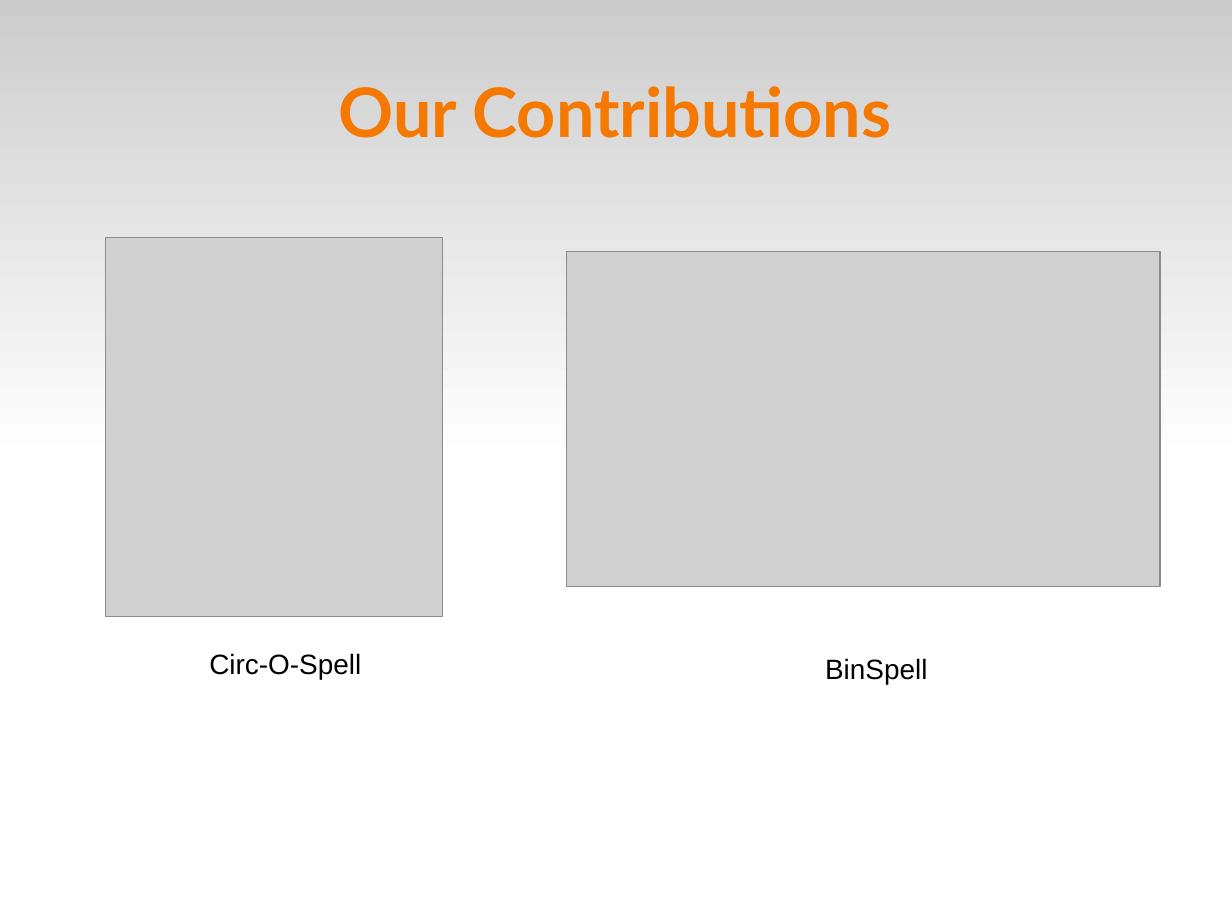
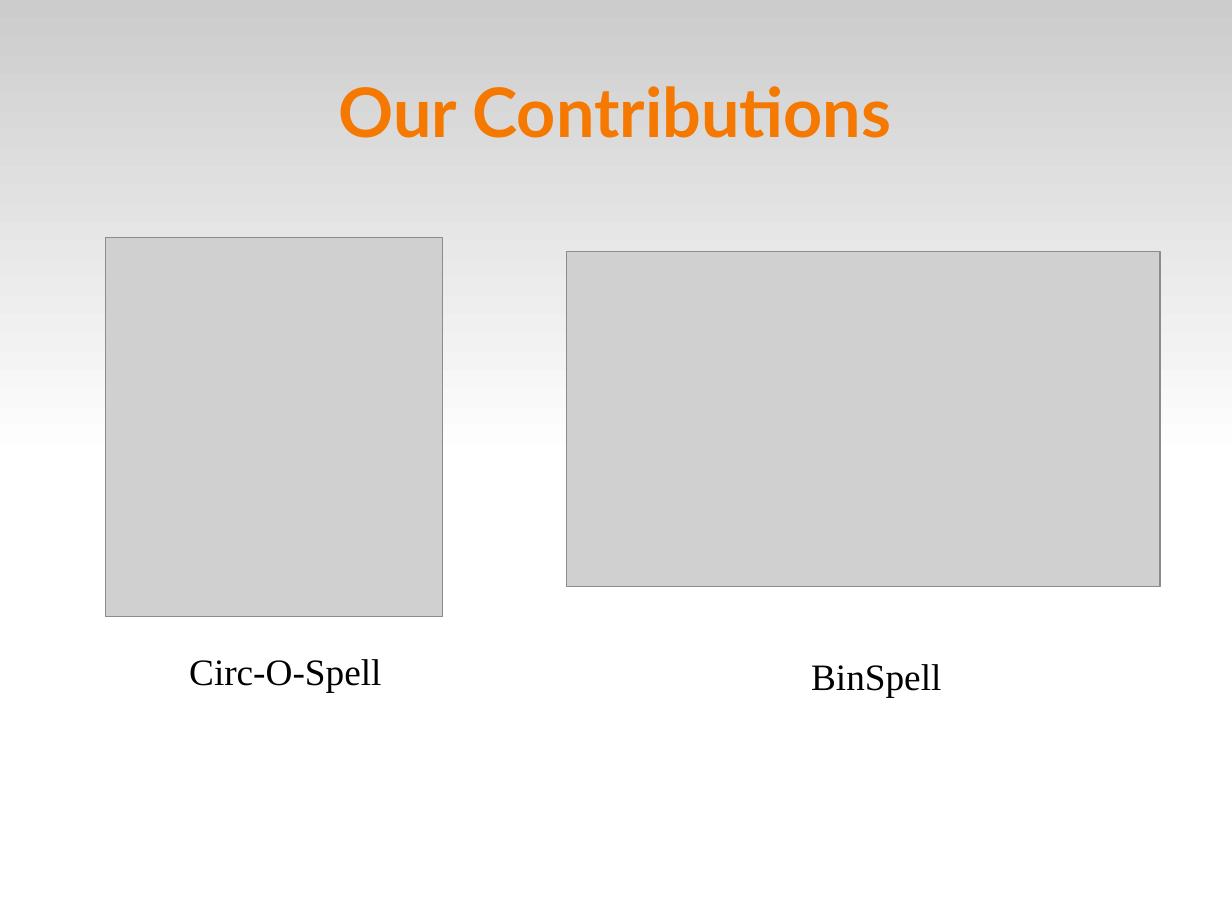
Before and after one commit to abdullah38rcc/BCI-Virtual-Keyboard, a slide deck: slide 4 of master's/docs/virtKey.ppt. Drawn at 1232x924 pixels with LibreOffice and Linux fonts; fonts in the diff are those of the drawing; grey boxes stand for pictures. Boxes give left, top, right and bottom in pixels: in the first picture for what was removed or moved away, otherwise in the second. Text is boxed around its words. In the diff, an @@ line names an element or a change of style, - is before the commit and + after.

```diff
--- a/master's/docs/virtKey.ppt
+++ b/master's/docs/virtKey.ppt
@@ text "Circ-O-Spell" at (189,659,381,692): size 18 to 24 pt, font Arial to Times New Roman @@
@@ text "BinSpell" at (811,664,941,697): size 18 to 24 pt, font Arial to Times New Roman @@
```
Also in this commit, not shown: 17 other slides changed, 2 slides added, 3 slides removed.
